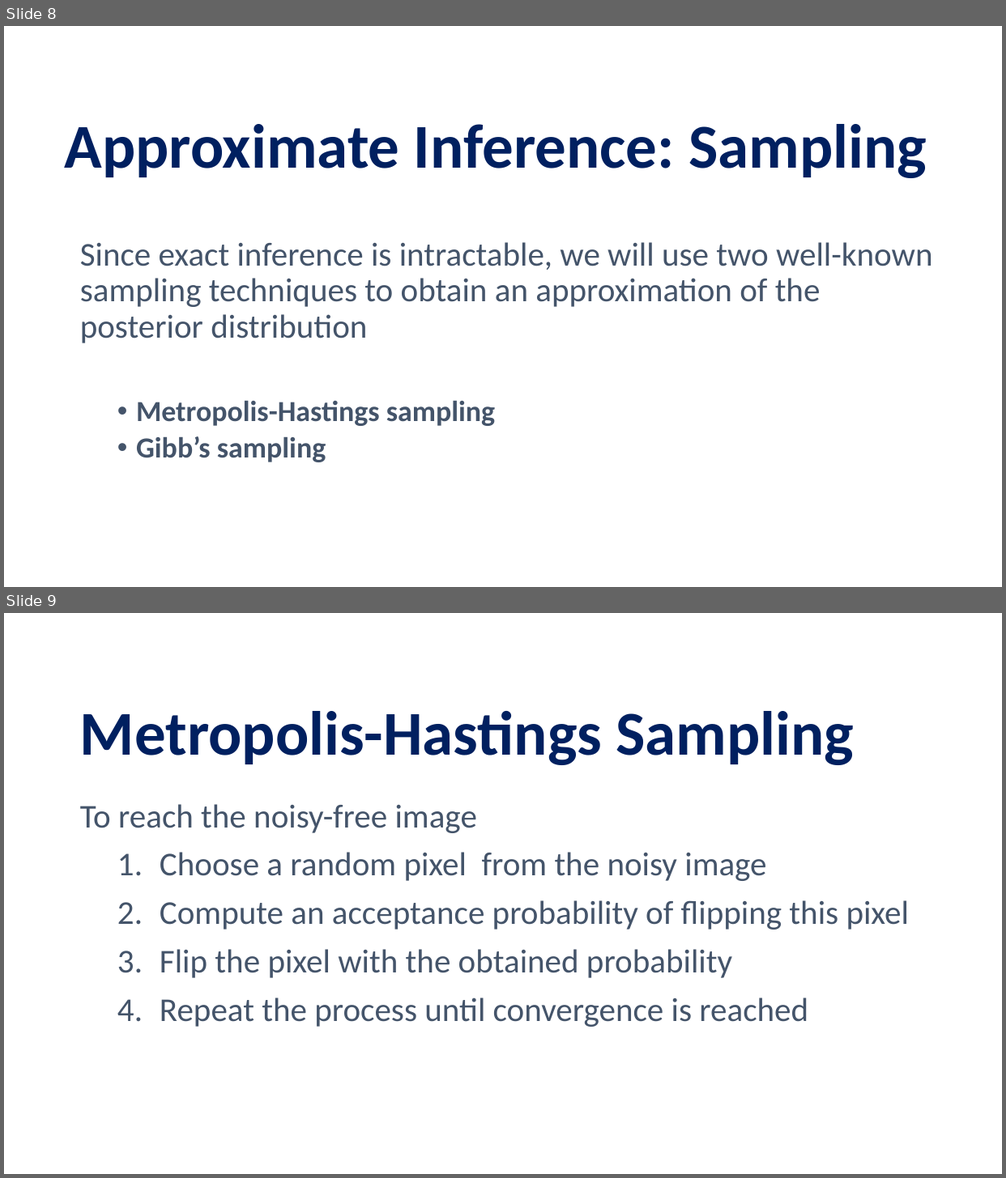
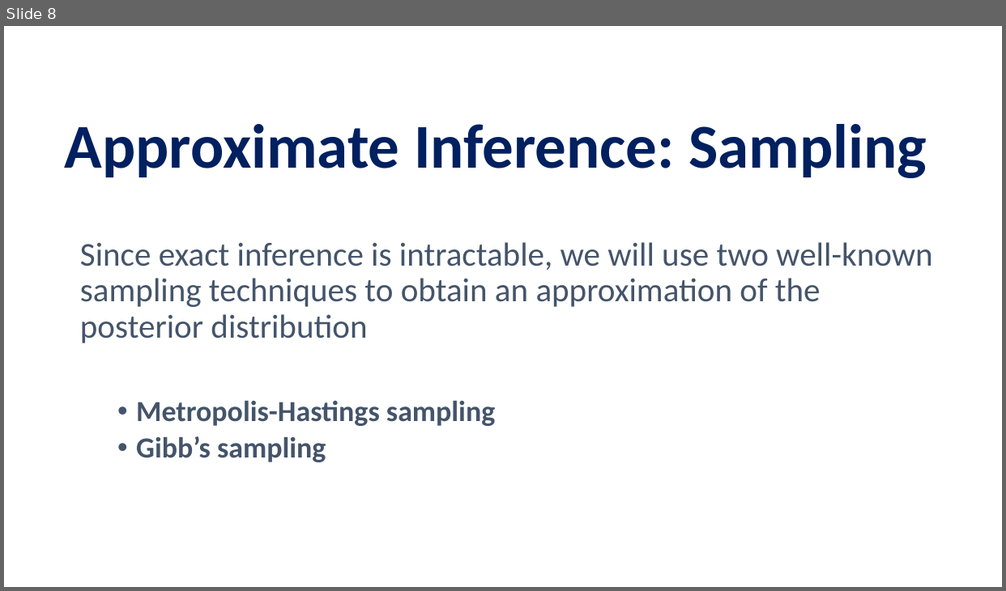
Before and after one commit to pettepiero/Ising-image-denoising, a slide deck: pml.pptm. Shown one above the other, each under a label of ours: slides 8 and 9 before the commit, slide 8 after it. The pictures are 1006x1178 and 1006x591 pixels, drawn with LibreOffice and Linux fonts; fonts in the diff are those of the drawing. Boxes give left, top, right and bottom in pixels: in the first picture for what was removed or moved away, otherwise in the second. Text is boxed around its words. In the diff, an @@ line names an element or a change of style, - is before the commit and + after.

```diff
--- a/pml.pptm
+++ b/pml.pptm
@@ slide 9 removed at box(4, 613, 1002, 1174), background #FFFFFF @@
@@ title removed at box(80, 711, 854, 765) @@
-Metropolis-Hastings Sampling
@@ text removed at box(80, 804, 909, 1027) @@
-To reach the noisy-free image
-  1. Choose a random pixel from the noisy image
-  2. Compute an acceptance probability of flipping this pixel
-  3. Flip the pixel with the obtained probability
-  4. Repeat the process until convergence is reached
```
Also in this commit, not shown: 5 other slides changed, 11 slides added, 14 other slides removed.
